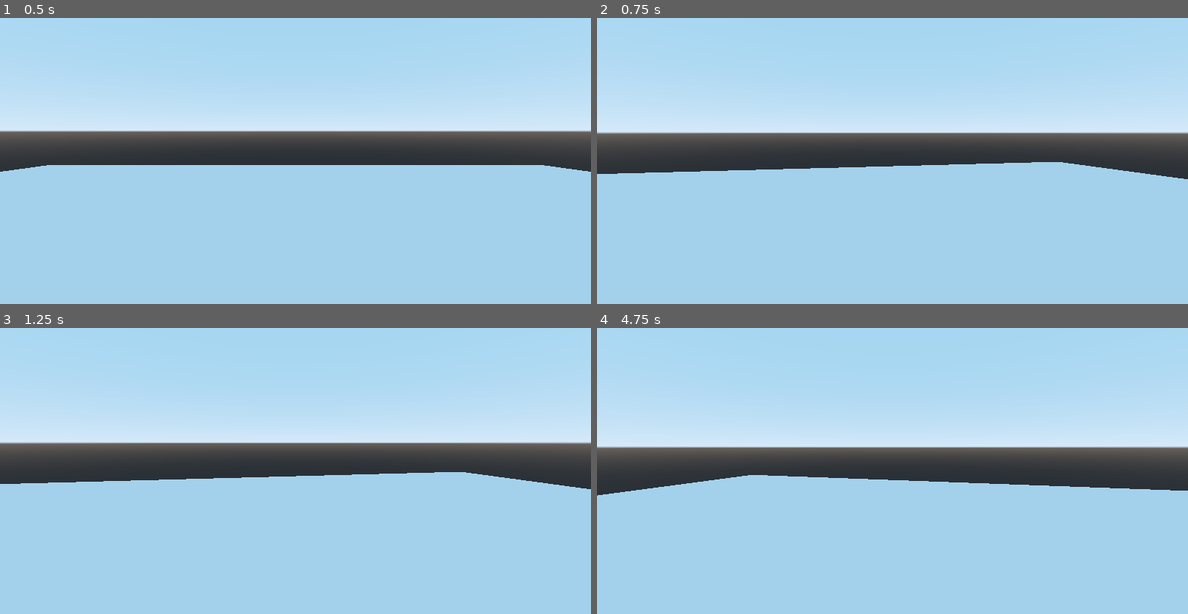
Above: before the commit, frames 1-4 (two rows, left to right).
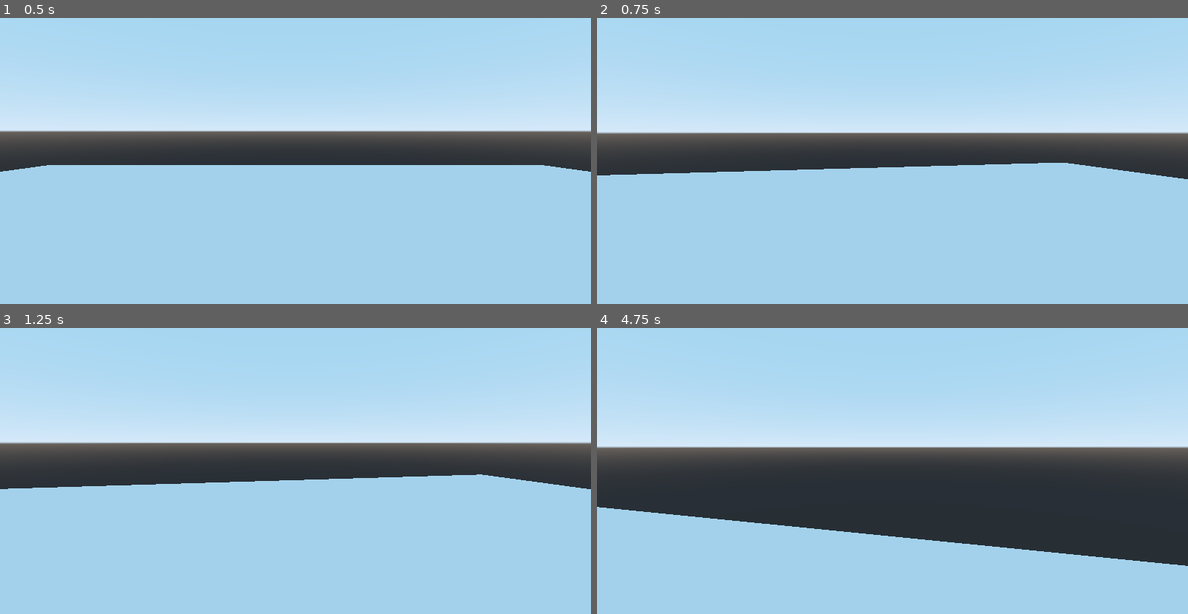
Above: after the commit, the same moments.

Repository: Chaotica-interactive/the-oddity
Game: Godot game, scene res://Master.tscn
Same seed, same stepped clock (60 frames per second), same inputs: the game is played once before the commit and once after it.
Inputs (mouse positions are in pixels of both pictures, inside the frame that each line leads up to):
- Up to frame 1 (0.5 s): no input
- Up to frame 2 (0.75 s): tap Enter at 0.5 s; move the mouse to (922, 129) at 0.52 s; hold W (forward) from 0.53 s (still down)
- Up to frame 3 (1.25 s): keep holding W (forward)
- Up to frame 4 (4.75 s): keep holding W (forward); move the mouse to (862, 442) at 1.27 s; move the mouse to (904, 433) at 2.02 s; move the mouse to (886, 445) at 2.77 s; move the mouse to (933, 445) at 3.52 s; move the mouse to (845, 436) at 4.27 s

Frame 1 is identical in both runs. In frame 2, 0.3% of the frame differs, in the area x 0-79%, y 50-56%; in frame 3, 1.1%; in frame 4, 19%, in the area x 0-100%, y 51-84%.

Commit message:
get some very basic movement done

Diff:
--- a/scripts/Player.gd
+++ b/scripts/Player.gd
@@ -3,6 +3,7 @@
 class_name player
 
 #--------------- VARIABLES ----------------
+export var WALK_SPEED: float = 3.0
 export var MOUSE_SENSITIVITY: float  = 0.2
 
 onready var look_pivot: Spatial = $"look pivot"
@@ -16,13 +17,30 @@
 
 # gets called every time an input is processed
 func _input(event):
+	# do stuff if the mouse is being moved
 	if event is InputEventMouseMotion:
 		# rotate on X
 		rotate_y(deg2rad(-1 * event.relative.x * MOUSE_SENSITIVITY))
-
 
 		#rotate on Y
 		look_pivot.rotate_x(deg2rad(event.relative.y) * MOUSE_SENSITIVITY)
 
 		# clamp the X rotation
 		look_pivot.rotation.x = clamp(look_pivot.rotation.x, deg2rad(-90), deg2rad(90))
+
+# gets called every physics frame
+func _physics_process(delta):
+	var direction: Vector3 =  get_input_direction()
+
+	move_and_slide(direction * WALK_SPEED, Vector3.UP)
+
+# grabs the current input direction
+func get_input_direction() -> Vector3:
+	var z: float = (
+		Input.get_action_strength("forward") - Input.get_action_strength("backward") #grab the Y movement
+	)
+	var x:float = (
+		Input.get_action_strength("left") - Input.get_action_strength("right") # grab the X movement
+	)
+
+	return Vector3(x, 0, z).normalized()
